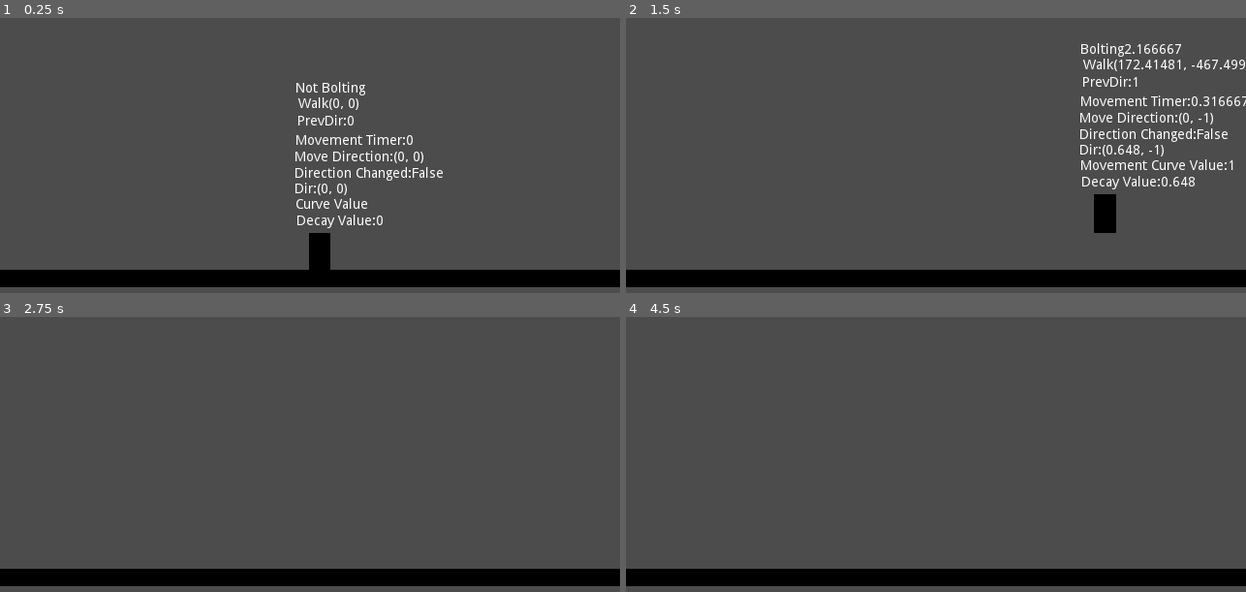
Above: before the commit, frames 1-4 (two rows, left to right).
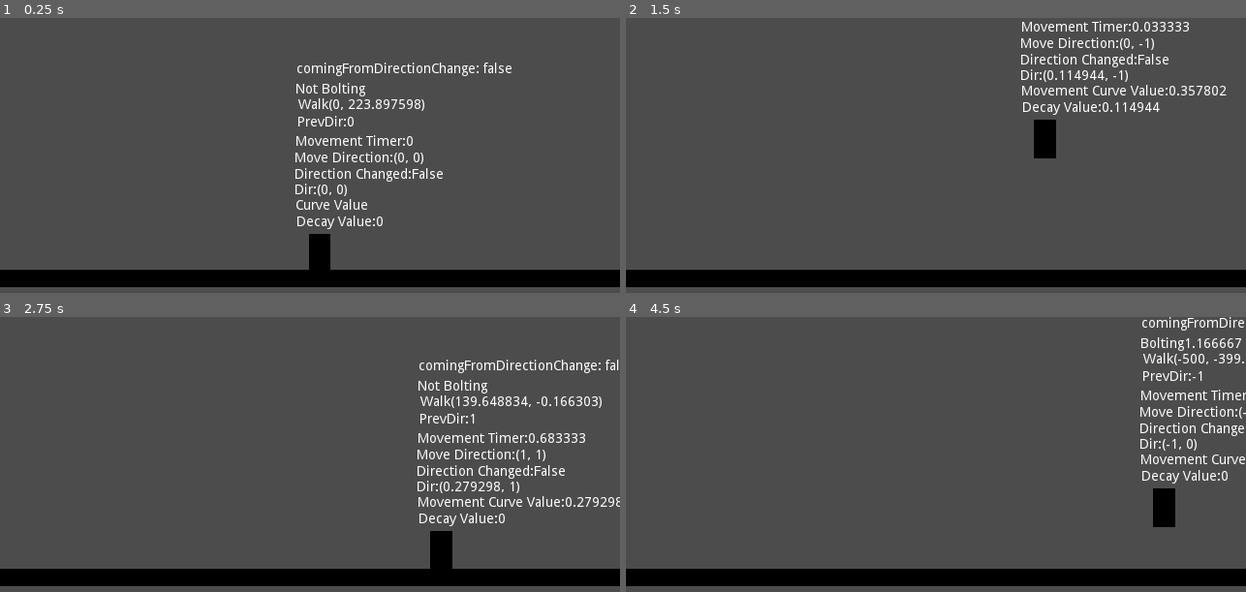
Above: after the commit, the same moments.

Repository: omangbaheti/Platformer-Template-Godot
Game: Godot game, scene res://Scenes/TestScene.tscn
The game is run twice, just before and just after one commit, with the same random seed, the same clock (stepped at 60 frames per second) and the same inputs.
Inputs:
- Up to frame 1 (0.25 s): no input
- Up to frame 2 (1.5 s): hold D (Right) 0.53-1.28 s; hold W (Jump) 0.53-1.28 s; hold S (Down) from 1.28 s (still down); tap W (Jump) at 1.35 s
- Up to frame 3 (2.75 s): tap W (Jump) at 1.52, 1.82 s; release S (Down) at 2.03 s; hold D (Right) from 2.03 s (still down); hold W (Jump) from 2.03 s (still down)
- Up to frame 4 (4.5 s): release W (Jump) at 2.78 s; tap W (Jump) at 2.85, 3.02, 3.32, 4.35 s; release D (Right) at 3.53 s; hold W (Jump) 3.53-4.28 s; hold A (Left) from 3.53 s (still down); tap Enter at 4.25 s

The runs differ from the first frame. In frame 1, 2.5% of the frame differs, in the area x 47-83%, y 16-79%; in frame 2, 5.7%, in the area x 63-100%, y 1-79%; in frame 3, 3.8%; in frame 4, 2.8%.

Commit message:
Better Physics
physics is better

Diff:
--- a/Scenes/Player.tscn
+++ b/Scenes/Player.tscn
@@ -1,72 +1,10 @@
-[gd_scene load_steps=18 format=2]
+[gd_scene load_steps=4 format=2]
 
-[ext_resource path="res://Assets/AstroWalk2.png" type="Texture" id=1]
-[ext_resource path="res://Assets/AstroWalk4.png" type="Texture" id=2]
-[ext_resource path="res://Assets/AstroWalk5.png" type="Texture" id=3]
+[ext_resource path="res://Assets/Player.png" type="Texture" id=1]
 [ext_resource path="res://Scripts/Player.gd" type="Script" id=4]
-[ext_resource path="res://Assets/Idle2.png" type="Texture" id=5]
-[ext_resource path="res://Assets/Jump1.png" type="Texture" id=6]
-[ext_resource path="res://Assets/Idle1.png" type="Texture" id=7]
-[ext_resource path="res://Assets/Jump3.png" type="Texture" id=8]
-[ext_resource path="res://Assets/AstroWalk1.png" type="Texture" id=9]
-[ext_resource path="res://Assets/AstroWalk3.png" type="Texture" id=10]
-[ext_resource path="res://Assets/AstroWalk6.png" type="Texture" id=11]
-[ext_resource path="res://Assets/Jump2.png" type="Texture" id=12]
-[ext_resource path="res://Assets/Player.png" type="Texture" id=13]
 
 [sub_resource type="RectangleShape2D" id=1]
 extents = Vector2( 12, 19 )
-
-[sub_resource type="Animation" id=2]
-resource_name = "Idle"
-length = 0.2
-loop = true
-tracks/0/type = "value"
-tracks/0/path = NodePath("Sprite:texture")
-tracks/0/interp = 1
-tracks/0/loop_wrap = true
-tracks/0/imported = false
-tracks/0/enabled = true
-tracks/0/keys = {
-"times": PoolRealArray( 0.1, 0.2 ),
-"transitions": PoolRealArray( 1.03526, 0.615572 ),
-"update": 1,
-"values": [ ExtResource( 7 ), ExtResource( 5 ) ]
-}
-
-[sub_resource type="Animation" id=3]
-resource_name = "Jump"
-loop = true
-step = 0.333333
-tracks/0/type = "value"
-tracks/0/path = NodePath("Sprite:texture")
-tracks/0/interp = 1
-tracks/0/loop_wrap = true
-tracks/0/imported = false
-tracks/0/enabled = true
-tracks/0/keys = {
-"times": PoolRealArray( 0.333333, 0.666667, 1 ),
-"transitions": PoolRealArray( 1, 3.24901, 4.43828 ),
-"update": 1,
-"values": [ ExtResource( 6 ), ExtResource( 12 ), ExtResource( 8 ) ]
-}
-
-[sub_resource type="Animation" id=4]
-resource_name = "Walk"
-length = 0.6
-loop = true
-tracks/0/type = "value"
-tracks/0/path = NodePath("Sprite:texture")
-tracks/0/interp = 2
-tracks/0/loop_wrap = true
-tracks/0/imported = false
-tracks/0/enabled = true
-tracks/0/keys = {
-"times": PoolRealArray( 0.1, 0.2, 0.3, 0.4, 0.5, 0.6 ),
-"transitions": PoolRealArray( 1, 1, 2.2974, 3.13834, 1.6245, 4.43827 ),
-"update": 0,
-"values": [ ExtResource( 9 ), ExtResource( 1 ), ExtResource( 10 ), ExtResource( 2 ), ExtResource( 3 ), ExtResource( 11 ) ]
-}
 
 [node name="Player" type="RigidBody2D"]
 collision_mask = 3
@@ -83,11 +21,4 @@
 [node name="Sprite" type="Sprite" parent="."]
 position = Vector2( 0.0659699, -0.893906 )
 scale = Vector2( 1.27625, 1.24966 )
-texture = ExtResource( 13 )
-
-[node name="AnimationPlayer" type="AnimationPlayer" parent="."]
-anims/Idle = SubResource( 2 )
-anims/Jump = SubResource( 3 )
-anims/Walk = SubResource( 4 )
-
-[node name="Tween" type="Tween" parent="."]
+texture = ExtResource( 1 )
--- a/Scenes/TestScene.tscn
+++ b/Scenes/TestScene.tscn
@@ -1,15 +1,18 @@
-[gd_scene load_steps=6 format=2]
+[gd_scene load_steps=7 format=2]
 
 [ext_resource path="res://Scenes/Player.tscn" type="PackedScene" id=1]
 [ext_resource path="res://Assets/Player.png" type="Texture" id=2]
 
-[sub_resource type="Curve" id=1]
-_data = [ Vector2( 0, 0 ), 0.0, 1.0, 0, 1, Vector2( 1, 1 ), 1.0, 0.0, 1, 0 ]
+[sub_resource type="PhysicsMaterial" id=1]
+rough = true
 
 [sub_resource type="Curve" id=2]
-_data = [ Vector2( 0, 0 ), 0.0, 0.0, 0, 0, Vector2( 1, 1 ), 0.0, 0.0, 0, 0 ]
+_data = [ Vector2( 0, 0 ), 0.0, 0.0, 0, 0, Vector2( 0.702381, 0.281818 ), 1.06164, 1.06164, 0, 0, Vector2( 1, 1 ), 1.4, 0.0, 0, 0 ]
 
-[sub_resource type="RectangleShape2D" id=3]
+[sub_resource type="Curve" id=3]
+_data = [ Vector2( 0, 0 ), 0.0, 1.4, 0, 0, Vector2( 0.603175, 0.863636 ), 1.67413, 0.715909, 0, 0, Vector2( 1, 1 ), 0.0, 0.0, 0, 0 ]
+
+[sub_resource type="RectangleShape2D" id=4]
 extents = Vector2( 8.85818, 15.9966 )
 
 [node name="Node2D" type="Node2D"]
@@ -18,14 +21,18 @@
 position = Vector2( 329.866, 216.072 )
 scale = Vector2( 1.00111, 1 )
 collision_mask = 2
-gravity_scale = 20.0
+physics_material_override = SubResource( 1 )
+gravity_scale = 10.0
 can_sleep = false
-MovementCurve = SubResource( 1 )
-MovementDecayCurve = SubResource( 2 )
-MovementSpeed = 200
+MovementCurve = SubResource( 2 )
+MovementDecayCurve = SubResource( 3 )
+MovementSpeed = 500
 JumpForce = 500.0
+TimeToReachFullSpeed = 1.0
+TimeToStop = 0.2
 AirControl = true
 ShouldBolt = true
+BoltMovementSpeed = 10
 
 [node name="CurveValue" type="Label" parent="Player"]
 margin_left = -24.6696
@@ -117,6 +124,16 @@
 "_edit_use_anchors_": false
 }
 
+[node name="Label" type="Label" parent="Player"]
+margin_left = -23.9147
+margin_top = -197.678
+margin_right = 16.0853
+margin_bottom = -183.678
+text = "Coming from Direction change:"
+__meta__ = {
+"_edit_use_anchors_": false
+}
+
 [node name="StaticBody2D" type="StaticBody2D" parent="."]
 position = Vector2( 254.795, 268.975 )
 rotation = 1.5708
--- a/Scripts/Player.gd
+++ b/Scripts/Player.gd
@@ -65,8 +65,8 @@
 	$Dir.text = "Dir:"+str(dir)
 	$PrevDir.text = "PrevDir:" + str(PrevDir)
 
-	if MoveDirection.x!=0:
-		if PrevDir != MoveDirection.x:
+	if MoveDirection.x != 0:
+		if MoveDirection.x*(-1) == PrevDir:
 			DirectionHasChanged = true
 #			print("DIrection changed")
 
@@ -84,6 +84,7 @@
 			if MovementTimer == 0:
 				DirectionHasChanged = false
 				comingFromDirectionChange = true
+				$"Label".text = "comingFromDirectionChange: true"
 				MovementTimer += delta
 
 		else:
@@ -108,16 +109,18 @@
 
 		if linear_velocity.length_squared() < 0.1:
 			comingFromDirectionChange = false
+			$"Label".text = "comingFromDirectionChange: false"
 			DirectionHasChanged =  false
 			PrevDir = 0
 		dir = Vector2(CurveValue*sign(linear_velocity.x),MoveDirection.y) if linear_velocity.x != 0 else MoveDirection
 		$Dir.text = "Dir:"+str(dir)
+
 	if linear_velocity.y < 0:
 		linear_velocity += Vector2.UP * gravity_scale * (FallMultiplier - 1 ) * delta
 	elif linear_velocity.y > 0:
 		linear_velocity += Vector2.UP * gravity_scale * (LowJumpMultiplier - 1 ) * delta
 
-	if AirControl and not IsOnGround:
+	if not AirControl and not IsOnGround:
 		pass
 	else:
 		Walk(dir)
Binary file removed: Assets/AstroWalk1.png
Not shown, removed: Assets/AstroWalk1.png.import
Binary file removed: Assets/AstroWalk2.png
Not shown, removed: Assets/AstroWalk2.png.import
Binary file removed: Assets/AstroWalk3.png
Not shown, removed: Assets/AstroWalk3.png.import
Binary file removed: Assets/AstroWalk4.png
Not shown, removed: Assets/AstroWalk4.png.import
Binary file removed: Assets/AstroWalk5.png
Not shown, removed: Assets/AstroWalk5.png.import
Binary file removed: Assets/AstroWalk6.png
Not shown, removed: Assets/AstroWalk6.png.import
(and 9 more such lines)
